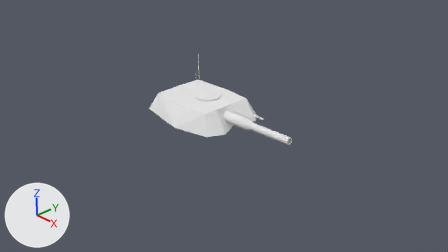
Renders of the Blender file models/tankTurret.blend from each side of a commit.
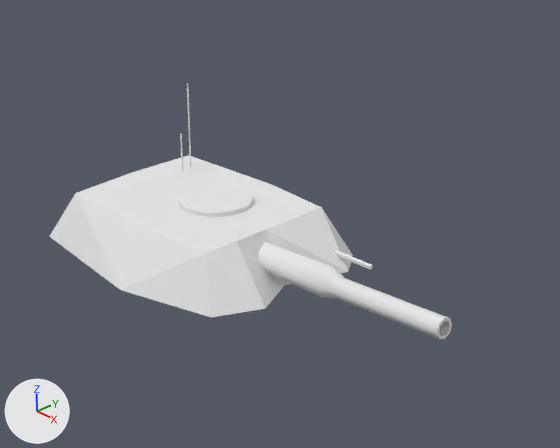
Each version is shown from the file's camera 'Camera', then close up on the part from 29% to 74% of the width and 10% to 73% of the height. The lights are fixed; the arrows at lower left show +X, +Y and +Z.
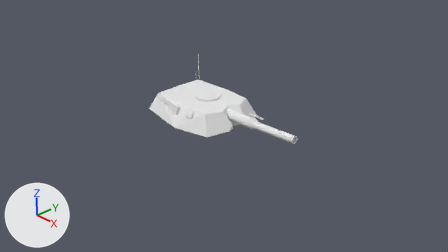
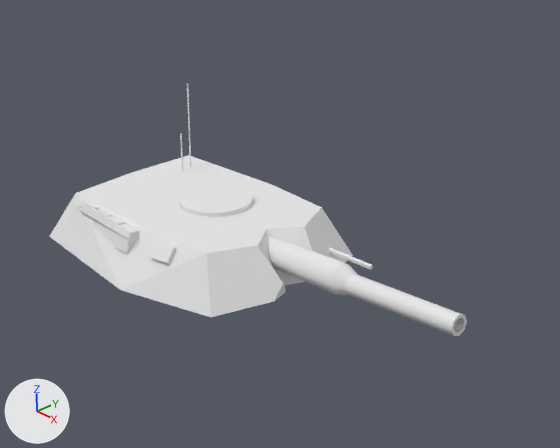
Commit message: updating tank models

Diff of the bpy script that builds the scene:
```diff
--- a/models/tankTurret.blend.py
+++ b/models/tankTurret.blend.py
@@ me_cube_008 @@
 me_cube_008.from_pydata(...)  # 16 vertices, 9 faces; spans x 2.0..2.353, y -0.081..0.031, z 1.005..1.129
 # used by ob_cube_003; location = (0.0, 0.0, 0.00664)
+# me_cube_008 part 2: the whole mesh is moved by (-0.6, 0.053, -1.0)
 me_cube_008.materials.append(mat_material)
@@ me_cube_010 @@
 me_cube_010.from_pydata(...)  # 32 vertices, 24 faces; spans x 0.51..2.35, y -0.17..0.07, z 0.92..1.19
 # used by ob_cube_001; location = (0.0, 0.0, 0.007)
+# me_cube_010 part 1: the whole mesh is moved by (-0.6, 0.05, -1.0)
 me_cube_010.materials.append(mat_material)
@@ me_cube_011 @@
 # used by ob_cube; location = (0.0, 0.0, 0.007)
-me_cube_011.from_pydata(...)  # 60 vertices, 70 faces; spans x -1.3..1.24, y -0.94..0.94, z 0.77..1.96
+me_cube_011.from_pydata(...)  # 119 vertices, 111 faces; spans x -1.3..1.24, y -0.94..0.94, z 0.77..1.96
+# me_cube_011 part 3: 58 vertices added at x -0.86..0.31, y -0.8..-0.62, z 1.06..1.23
+# me_cube_011 part 4: 2 vertices moved from x 0.58, y -0.3..0.3, z 1.23 to x 0.75, y -0.24..0.24, z 1.23; 3 vertices removed from x 0.74..1.02, y -0.44..0.46, z 0.88..0.99; 6 vertices added at x 0.93..0.97, y -0.29..0.29, z 0.87..0.98
 me_cube_011.materials.append(mat_material)
@@ ob_cube_003 @@
 ob_cube_003 = bpy.data.objects.new('Cube.003', me_cube_008)
-ob_cube_003.location = (0.0, 0.0, 0.00664)
+ob_cube_003.location = (0.0905, 0.0536, 0.00664)
@@ ob_cube_002 @@
 ob_cube_002 = bpy.data.objects.new('Cube.002', me_cube_009)
-ob_cube_002.location = (0.0, 0.0, 0.00664)
+ob_cube_002.location = (0.0905, 0.0536, 0.00664)
@@ ob_cube_001 @@
 ob_cube_001 = bpy.data.objects.new('Cube.001', me_cube_010)
-ob_cube_001.location = (0.0, 0.0, 0.007)
+ob_cube_001.location = (0.68, 0.0, 1.041)
```

Where the change shows, as pixel boxes (x1, y1, x2, y2) in the close-ups (560 x 448 px; the box of a moved part takes in the faces that stretch with it):
'Cube.001', moved
    before: (259, 242, 448, 339)
    after: (268, 236, 463, 336)
'Cube.002', moved
    before: (437, 318, 452, 339)
    after: (452, 315, 467, 336)
'Cube.003', moved
    before: (439, 321, 450, 336)
    after: (454, 318, 464, 333)
part 3 of me_cube_011, added
    after: (49, 193, 177, 290)
part 4 of me_cube_011, moved or reshaped
    before: (211, 206, 351, 317)
    after: (211, 206, 348, 317)
